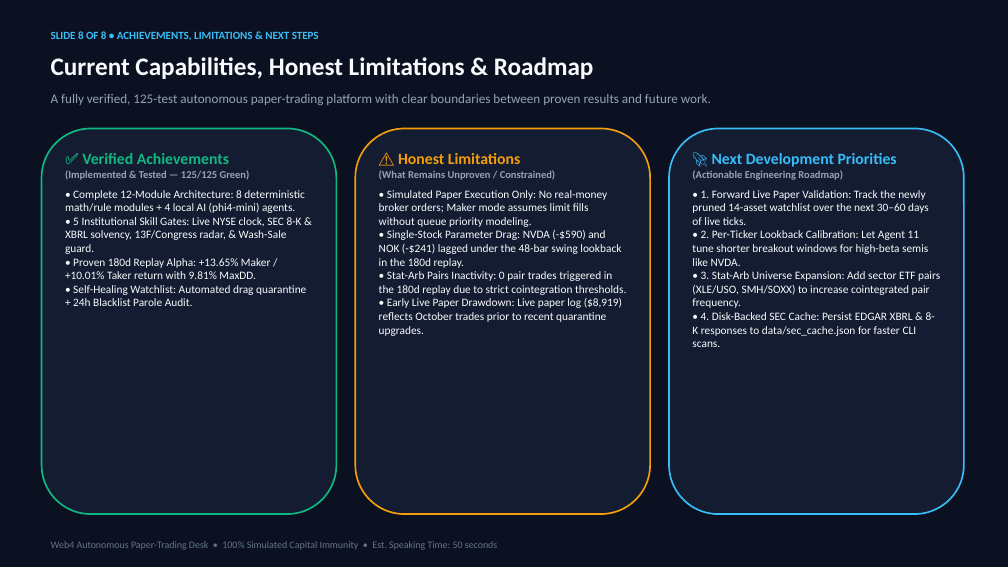
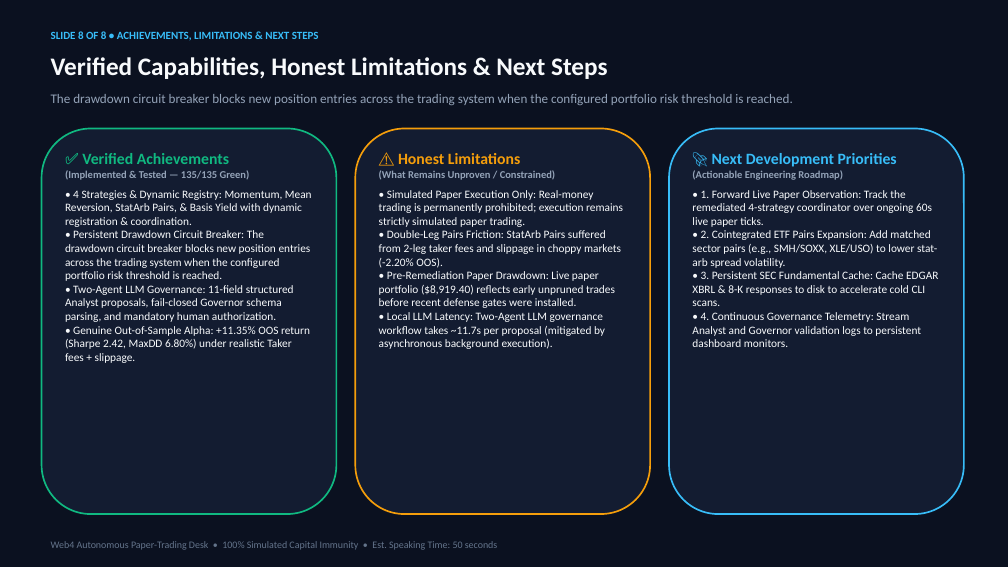
Before and after one commit to iShmuel/web4-trading-agent, a slide deck: slide 8 of web4_trading_agent_presentation.pptx. Drawn at 1008x567 pixels with LibreOffice and Linux fonts; fonts in the diff are those of the drawing. Boxes give left, top, right and bottom in pixels: in the first picture for what was removed or moved away, otherwise in the second. Text is boxed around its words. In the diff, an @@ line names an element or a change of style, - is before the commit and + after.

Commit message:
feat(remediation): multi-strategy dynamic registry, 20-proposal LLM governance benchmark, shifted 90d OOS validation, and persistent drawdown circuit breaker

```diff
--- a/web4_trading_agent_presentation.pptx
+++ b/web4_trading_agent_presentation.pptx
@@ text at (51, 57, 607, 79): text changed @@
-Current Capabilities, Honest Limitations & Roadmap
+Verified Capabilities, Honest Limitations & Next Steps
@@ text at (51, 94, 792, 105): text changed @@
-A fully verified, 125-test autonomous paper-trading platform with clear boundaries between proven results and future work.
+The drawdown circuit breaker blocks new position entries across the trading system when the configured portfolio risk threshold is reached.
@@ text in rounded rectangle at (65, 190, 312, 363): text changed @@
-(Implemented & Tested — 125/125 Green)
-• Complete 12-Module Architecture: 8 deterministic math/rule modules + 4 local AI (phi4-mini) agents.
-• 5 Institutional Skill Gates: Live NYSE clock, SEC 8-K & XBRL solvency, 13F/Congress radar, & Wash-Sale guard.
-• Proven 180d Replay Alpha: +13.65% Maker / +10.01% Taker return with 9.81% MaxDD.
-• Self-Healing Watchlist: Automated drag quarantine + 24h Blacklist Parole Audit.
+(Implemented & Tested — 135/135 Green)
+• 4 Strategies & Dynamic Registry: Momentum, Mean Reversion, StatArb Pairs, & Basis Yield with dynamic registration & coordination.
+• Persistent Drawdown Circuit Breaker: The drawdown circuit breaker blocks new position entries across the trading system when the configured portfolio risk threshold is reached.
+• Two-Agent LLM Governance: 11-field structured Analyst proposals, fail-closed Governor schema parsing, and mandatory human authorization.
+• Genuine Out-of-Sample Alpha: +11.35% OOS return (Sharpe 2.42, MaxDD 6.80%) under realistic Taker fees + slippage.
@@ text in rounded rectangle at (379, 190, 623, 349): text changed @@
-• Simulated Paper Execution Only: No real-money broker orders; Maker mode assumes limit fills without queue priority modeling.
-• Single-Stock Parameter Drag: NVDA (-$590) and NOK (-$241) lagged under the 48-bar swing lookback in the 180d replay.
-• Stat-Arb Pairs Inactivity: 0 pair trades triggered in the 180d replay due to strict cointegration thresholds.
-• Early Live Paper Drawdown: Live paper log ($8,919) reflects October trades prior to recent quarantine upgrades.
+• Simulated Paper Execution Only: Real-money trading is permanently prohibited; execution remains strictly simulated paper trading.
+• Double-Leg Pairs Friction: StatArb Pairs suffered from 2-leg taker fees and slippage in choppy markets (-2.20% OOS).
+• Pre-Remediation Paper Drawdown: Live paper portfolio ($8,919.40) reflects early unpruned trades before recent defense gates were installed.
+• Local LLM Latency: Two-Agent LLM governance workflow takes ~11.7s per proposal (mitigated by asynchronous background execution).
@@ text in rounded rectangle at (692, 190, 938, 347): text changed @@
-• 1. Forward Live Paper Validation: Track the newly pruned 14-asset watchlist over the next 30–60 days of live ticks.
-• 2. Per-Ticker Lookback Calibration: Let Agent 11 tune shorter breakout windows for high-beta semis like NVDA.
-• 3. Stat-Arb Universe Expansion: Add sector ETF pairs (XLE/USO, SMH/SOXX) to increase cointegrated pair frequency.
-• 4. Disk-Backed SEC Cache: Persist EDGAR XBRL & 8-K responses to data/sec_cache.json for faster CLI scans.
+• 1. Forward Live Paper Observation: Track the remediated 4-strategy coordinator over ongoing 60s live paper ticks.
+• 2. Cointegrated ETF Pairs Expansion: Add matched sector pairs (e.g., SMH/SOXX, XLE/USO) to lower stat-arb spread volatility.
+• 3. Persistent SEC Fundamental Cache: Cache EDGAR XBRL & 8-K responses to disk to accelerate cold CLI scans.
+• 4. Continuous Governance Telemetry: Stream Analyst and Governor validation logs to persistent dashboard monitors.
```
Also in this commit, not shown: 2 other slides changed, 1 slide added, 1 slide removed, 28 other files.
